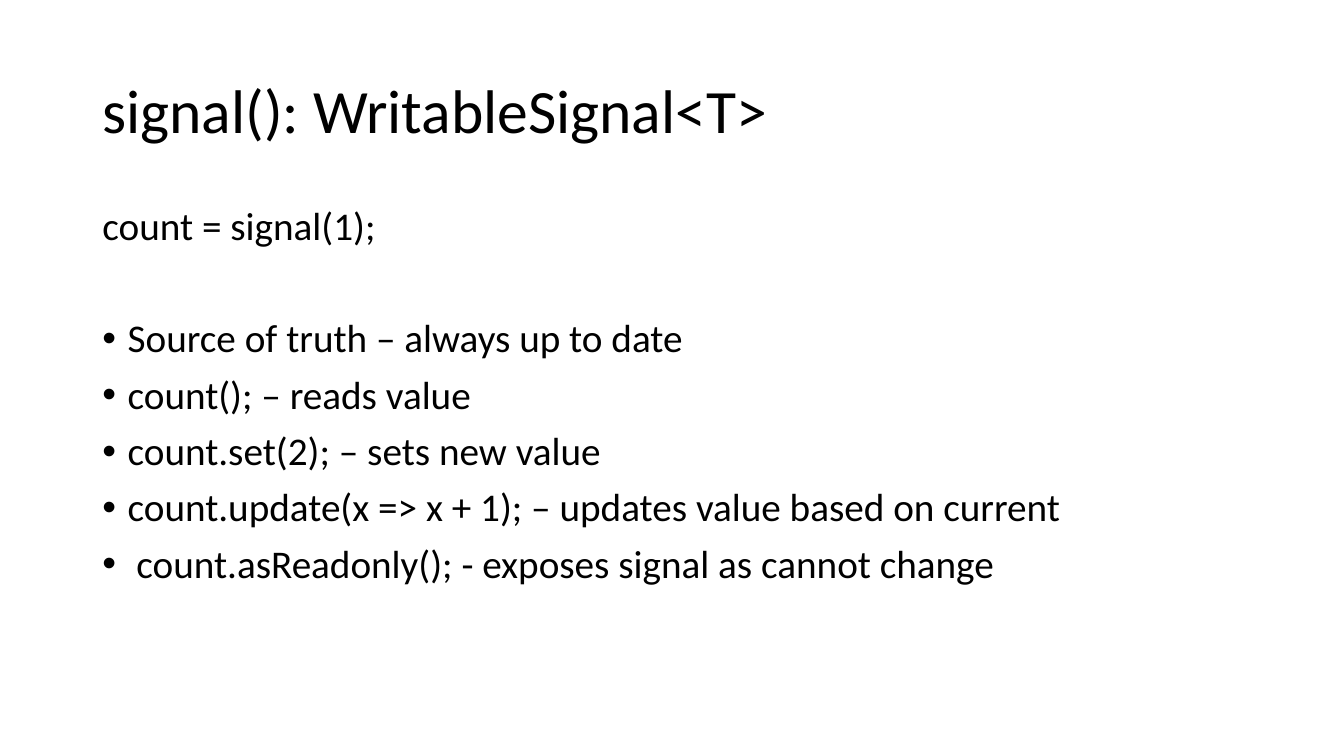
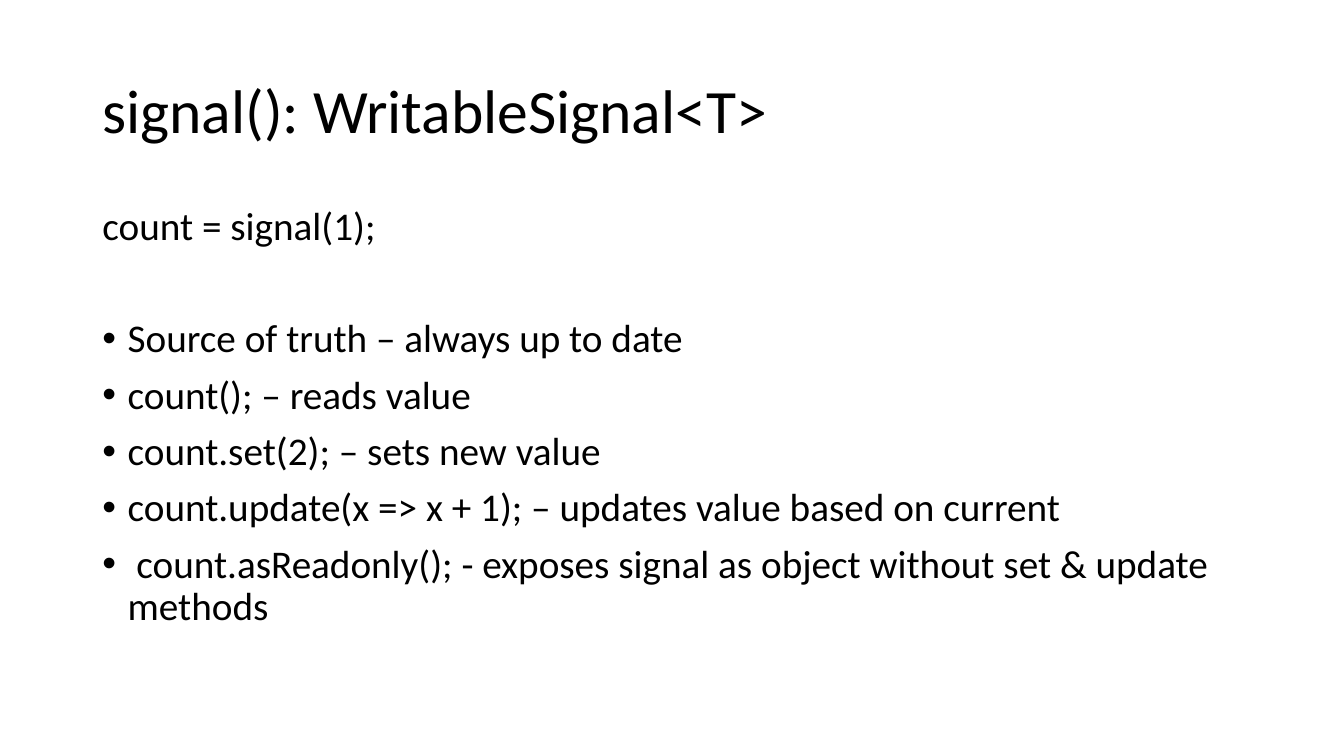
Before and after one commit to Trolejbus/AngularSignalsKnowledgeShare, a slide deck: slide 2 of Signals in Angular.pptx (slide 3 before the commit). Drawn at 1344x756 pixels with LibreOffice and Linux fonts; fonts in the diff are those of the drawing. Boxes give left, top, right and bottom in pixels: in the first picture for what was removed or moved away, otherwise in the second. Text is boxed around its words. In the diff, an @@ line names an element or a change of style, - is before the commit and + after.

```diff
--- a/Signals in Angular.pptx
+++ b/Signals in Angular.pptx
@@ text at (x1=128, y1=549, x2=1208, y2=621): text changed @@
-• count.asReadonly(); - exposes signal as cannot change
+• count.asReadonly(); - exposes signal as object without set & update methods
```
Also in this commit, not shown: 9 other slides changed, 2 slides removed, 2 other files.
